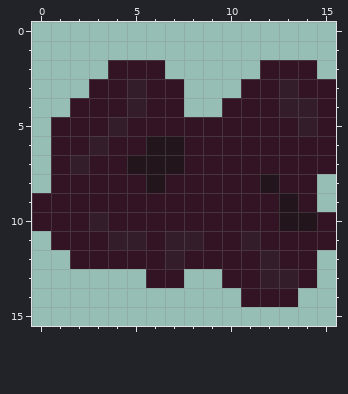
Pixel-art sprite, stored at src/assets/sprites/obsidian.png. Above is the file before it was changed.
The file is 48x48 pixels, drawn in blocks of 3x3; one block is one cell here.
After the commit:
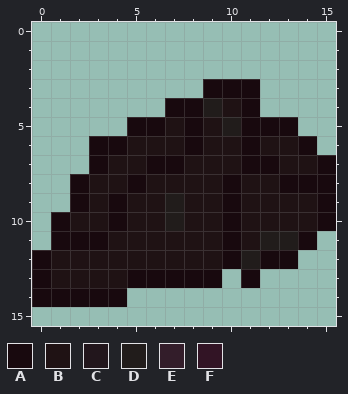
Palette (. is transparent): A #18090e  B #1f1214  C #22161c  D #211c1b  E #331d2a  F #321425
From old to new:
Changed rows in their new state; - is an unchanged pixel.
first column x 0:
 2 ----...-----...-
 3 ---.....-AAA....
 4 --.....AADBA....
 5 -....AABABDAAA..
 6 -..AABBBABBABBA.
 7 -..ABBAABBBAABBA
 8 -.ABBABBBBABBAAA
 9 ..ABABBDBBABBBBA
10 .ABBABBDBBABBBBA
11 -AAABBBBBBABDDA.
12 ABBBBBBBBBADAA.-
13 ABBBBAAAAA.A...-
14 AAAAA------...--
